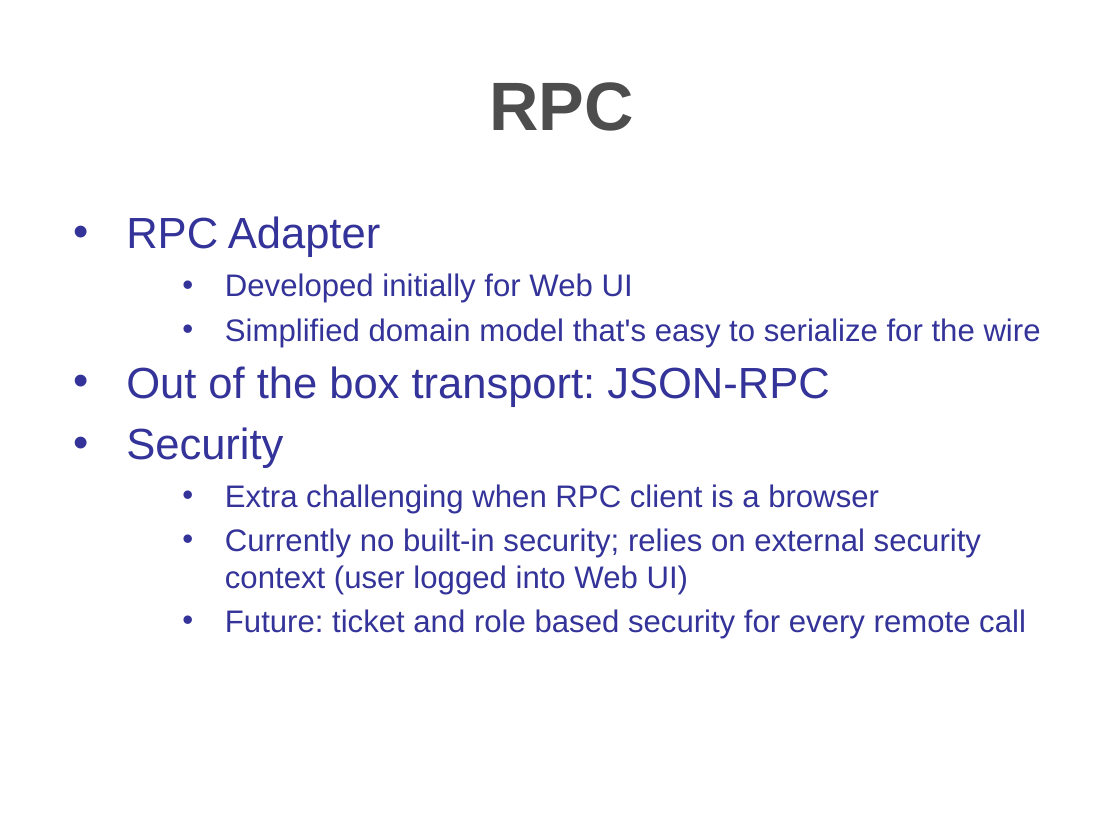
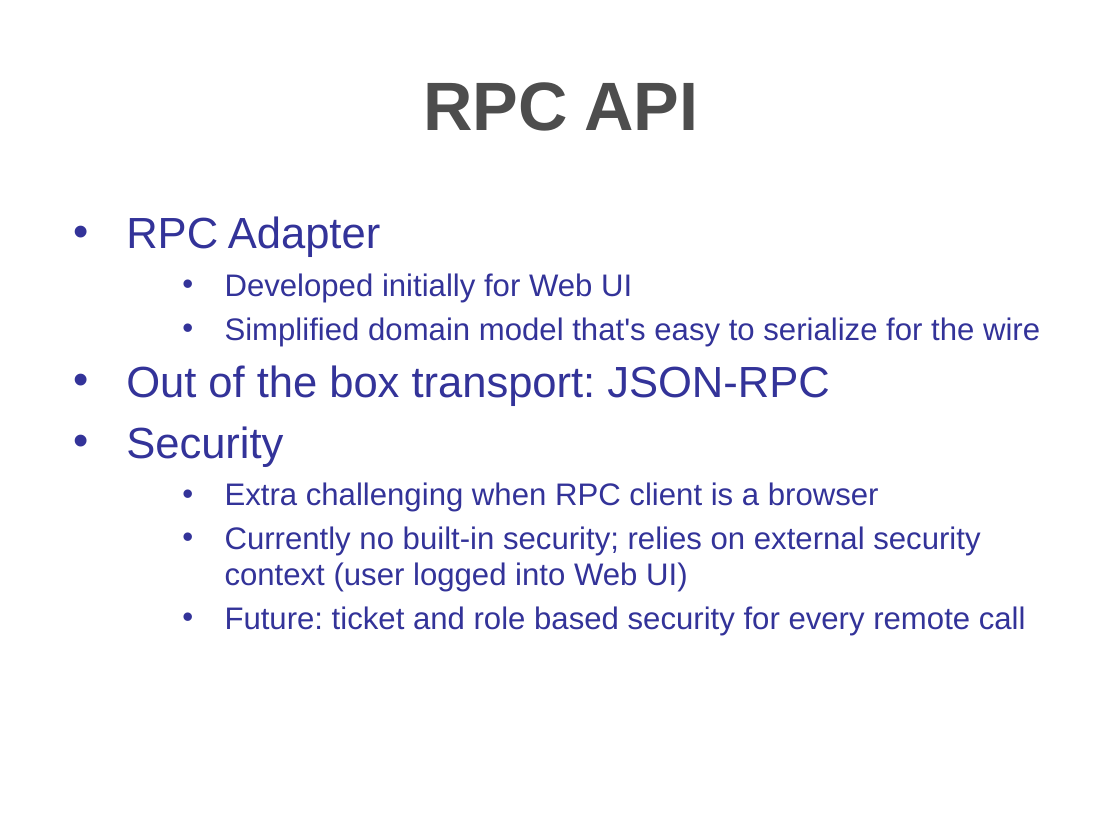
Before and after one commit to travis/cosmo, a slide deck: slide 24 of src/docs/presentations/apachecon2006.ppt (slide 25 before the commit). Drawn at 1120x840 pixels with LibreOffice and Linux fonts; fonts in the diff are those of the drawing; background and template pictures are left out. Boxes give left, top, right and bottom in pixels: in the first picture for what was removed or moved away, otherwise in the second. Text is boxed around its words. In the diff, an @@ line names an element or a change of style, - is before the commit and + after.

```diff
--- a/src/docs/presentations/apachecon2006.ppt
+++ b/src/docs/presentations/apachecon2006.ppt
@@ title at box(423, 82, 698, 131): text changed @@
-RPC
+RPC API
@@ text "RPC Adapter" at box(126, 216, 1040, 635): line spacing 33.4pt to 33.2pt; line spacing 23.4pt to 23.1pt @@
```
Also in this commit, not shown: 23 other slides changed, 5 slides added, 5 slides removed.
